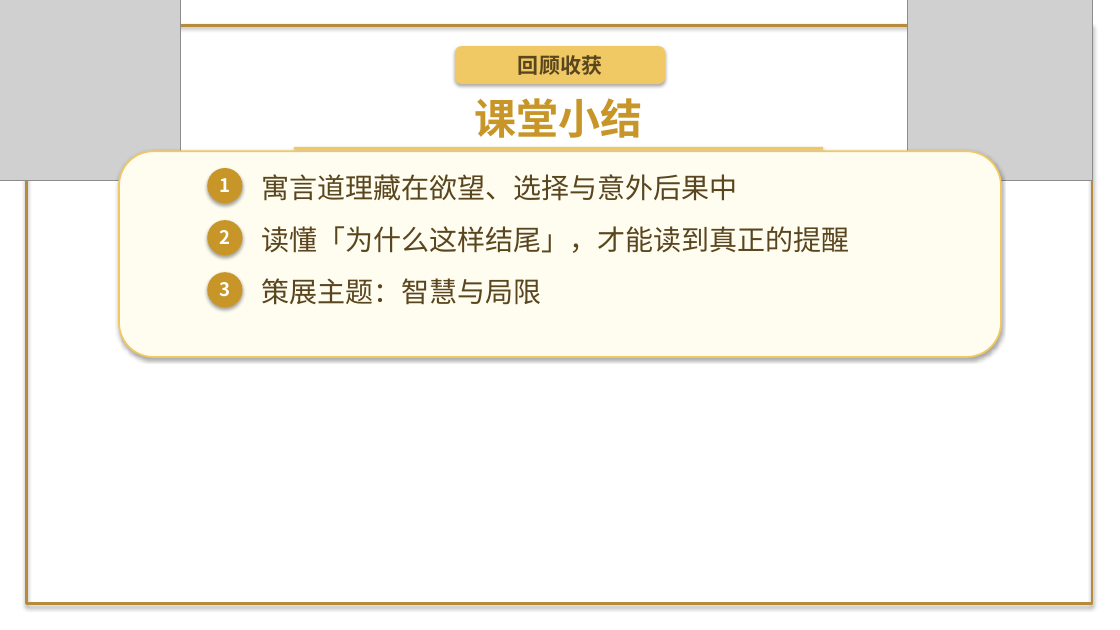
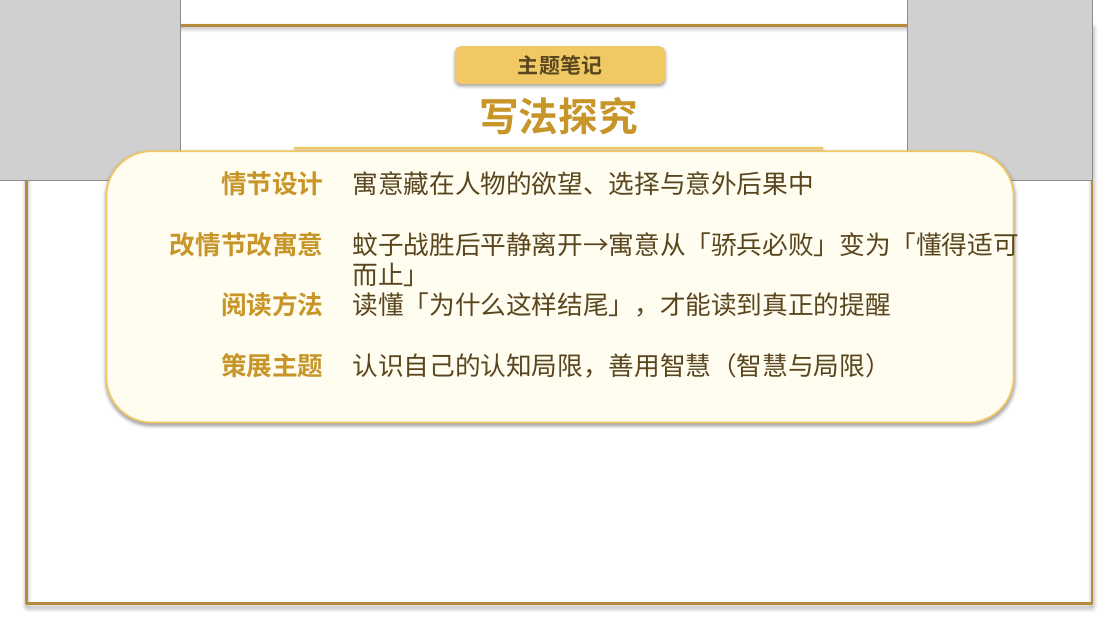
Before and after one commit to decemberlin54-del/declin, a slide deck: slide 5 of 第六单元PPT/第24课 寓言四则.pptx (slide 7 before the commit). Drawn at 1120x630 pixels with LibreOffice and Linux fonts; fonts in the diff are those of the drawing; grey boxes stand for pictures; background and template pictures are left out. Boxes give left, top, right and bottom in pixels: in the first picture for what was removed or moved away, otherwise in the second. Text is boxed around its words. In the diff, an @@ line names an element or a change of style, - is before the commit and + after.

```diff
--- a/第六单元PPT/第24课 寓言四则.pptx
+++ b/第六单元PPT/第24课 寓言四则.pptx
@@ text at (x1=518, y1=55, x2=602, y2=75): text changed @@
-回顾收获
+主题笔记
@@ text at (x1=479, y1=97, x2=637, y2=135): text changed; size 36 to 34 pt @@
-课堂小结
+写法探究
@@ rounded rectangle resized from (x1=119, y1=151, x2=1002, y2=357) to (x1=107, y1=151, x2=1014, y2=423) @@
@@ ellipse removed at (x1=208, y1=168, x2=243, y2=203) @@
@@ text removed at (x1=219, y1=178, x2=230, y2=192) @@
-1
@@ text added at (x1=221, y1=171, x2=324, y2=196), 22 pt, text #C89628, bold @@
+情节设计
@@ text at (x1=353, y1=171, x2=814, y2=195): text changed; size 24 to 22 pt @@
-寓言道理藏在欲望、选择与意外后果中
+寓意藏在人物的欲望、选择与意外后果中
@@ text added at (x1=170, y1=232, x2=324, y2=257), 22 pt, text #C89628, bold @@
+改情节改寓意
@@ ellipse removed at (x1=208, y1=220, x2=243, y2=255) @@
@@ text removed at (x1=219, y1=230, x2=230, y2=244) @@
-2
@@ text added at (x1=353, y1=227, x2=1019, y2=287), 22 pt, text #5A461E @@
+蚊子战胜后平静离开→寓意从「骄兵必败」变为「懂得适可而止」
@@ ellipse removed at (x1=208, y1=272, x2=243, y2=308) @@
@@ text removed at (x1=219, y1=282, x2=230, y2=297) @@
-3
@@ text added at (x1=221, y1=292, x2=324, y2=317), 22 pt, text #C89628, bold @@
+阅读方法
@@ text "读懂「为什么这样结尾」，才能读到真正的提醒" moved from (x1=262, y1=226, x2=850, y2=253) to (x1=353, y1=292, x2=891, y2=317) @@
@@ text "读懂「为什么这样结尾」，才能读到真正的提醒" at (x1=353, y1=292, x2=891, y2=317): size 24 to 22 pt @@
@@ text at (x1=221, y1=353, x2=324, y2=378): text changed; size 24 to 22 pt; text colour #5A461E to #C89628; bold on @@
-策展主题：智慧与局限
+策展主题
@@ text added at (x1=353, y1=353, x2=891, y2=378), 22 pt, text #5A461E @@
+认识自己的认知局限，善用智慧（智慧与局限）
```
Also in this commit, not shown: 2 other slides changed, 4 slides added, 4 slides removed, 6 other files.
